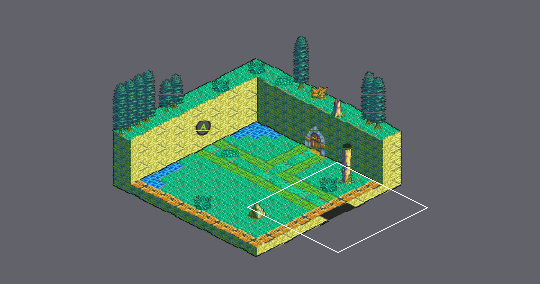
Tiled map, stored at Final_Fantasy_Mystery_World/Game/assets/maps/Tutorial_Attack.tmx. Above: a wide view before the commit, with the close-up outlined.
Close-up. The starting point:
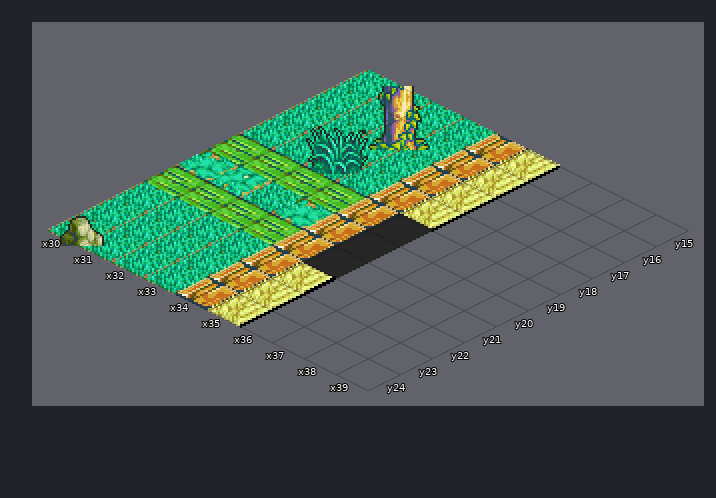
Cells are 32x16 px. Isometric: x runs down to the right, y down to the left. Shown: x 30..39, y 15..24.
The result:
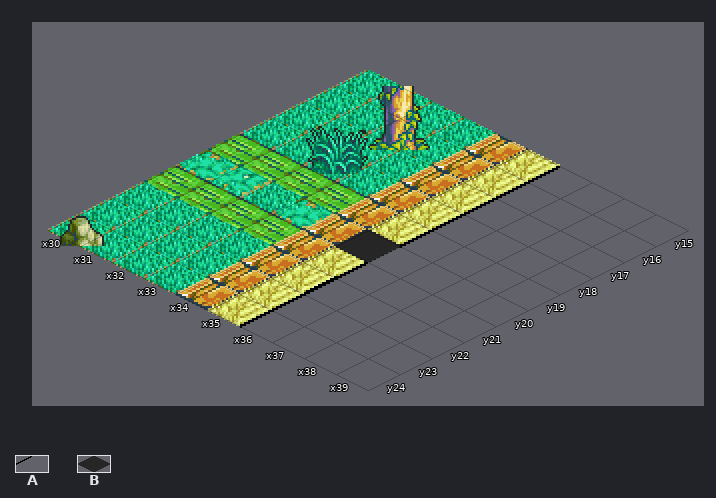
Key: from "tutorial_tileset": A 168, B 245.
_ is an empty cell.
Edits made:
Layer "Shadow":
y 19: x 35..36 B_ -> _A
y 21: x 35..36 B_ -> _A
Changed places in both close-ups, as pixel boxes (x1, y1, x2, y2):
changed: (304, 214, 432, 280)
